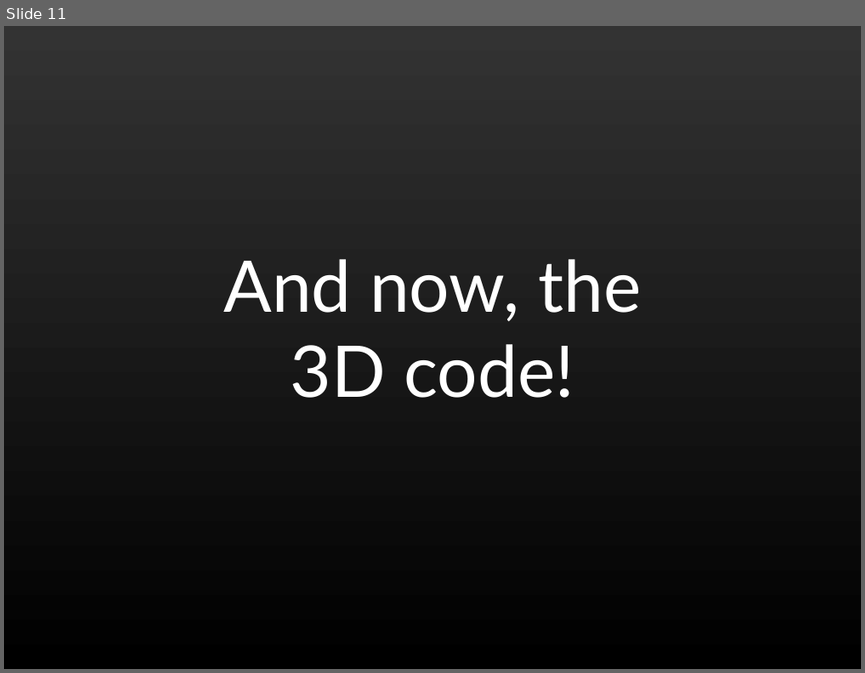
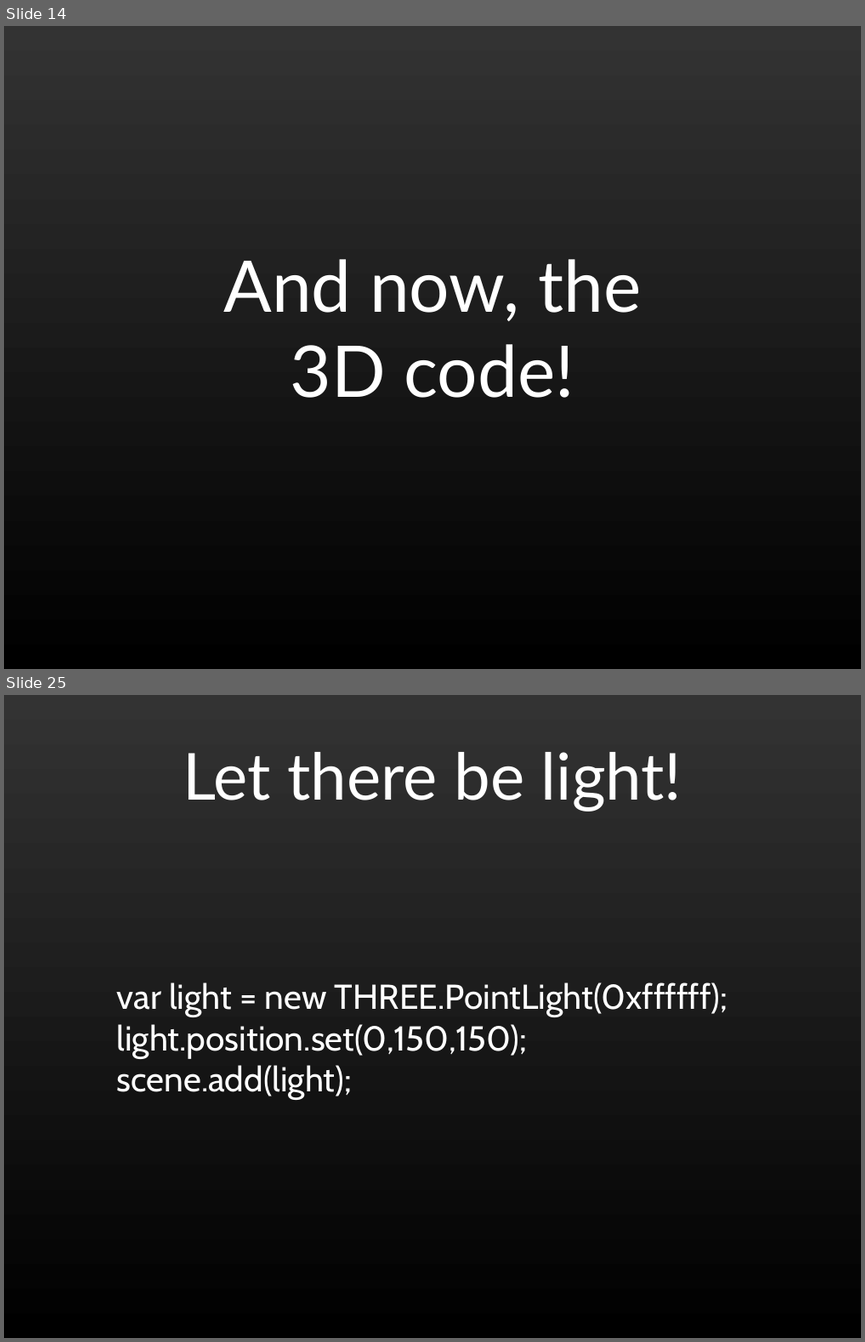
Before and after one commit to shegeek/teapots_can_fly, a slide deck: slides/teapots0.odp. Shown one above the other, each under a label of ours: slide 11 before the commit, slides 14 and 25 after it; the slides between them are not shown. The pictures are 865x673 and 865x1342 pixels, drawn with LibreOffice and Linux fonts; fonts in the diff are those of the drawing. Boxes give left, top, right and bottom in pixels: in the first picture for what was removed or moved away, otherwise in the second. Text is boxed around its words. In the diff, an @@ line names an element or a change of style, - is before the commit and + after.

```diff
--- a/slides/teapots0.odp
+++ b/slides/teapots0.odp
@@ slide 25 added at (x1=4, y1=695, x2=861, y2=1338), background gradient #333333 to #000000 @@
@@ title added at (x1=182, y1=752, x2=682, y2=811), 60 pt, text #FFFFFF @@
+Let there be light!
@@ subtitle added at (x1=117, y1=982, x2=727, y2=1100), 32 pt, text #FFFFFF @@
+var light = new THREE.PointLight(0xffffff);
+light.position.set(0,150,150);
+scene.add(light);
@@ what was slide 11 is now slide 14 @@
```
Also in this commit, not shown: 18 other slides added.
